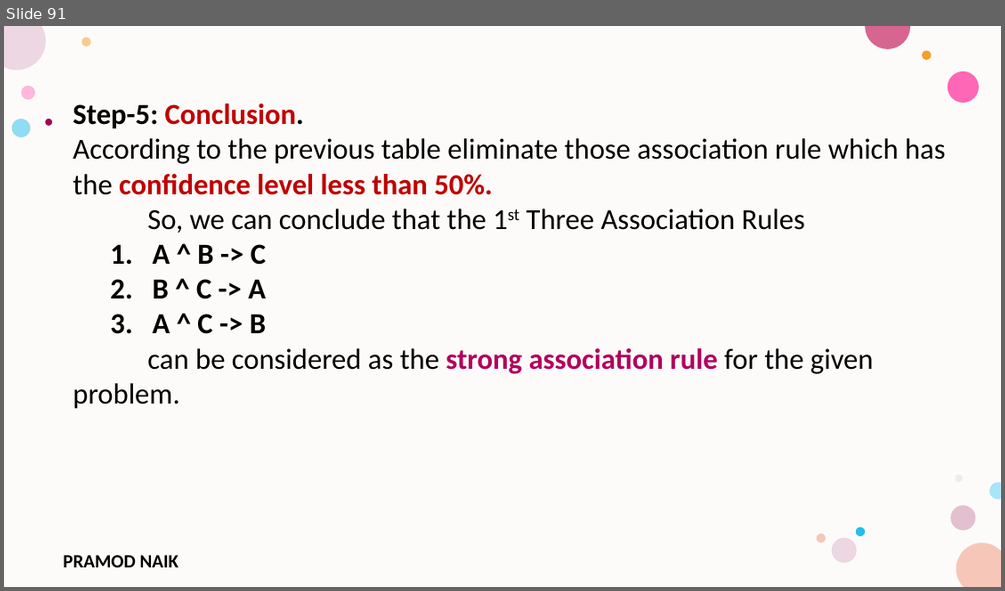
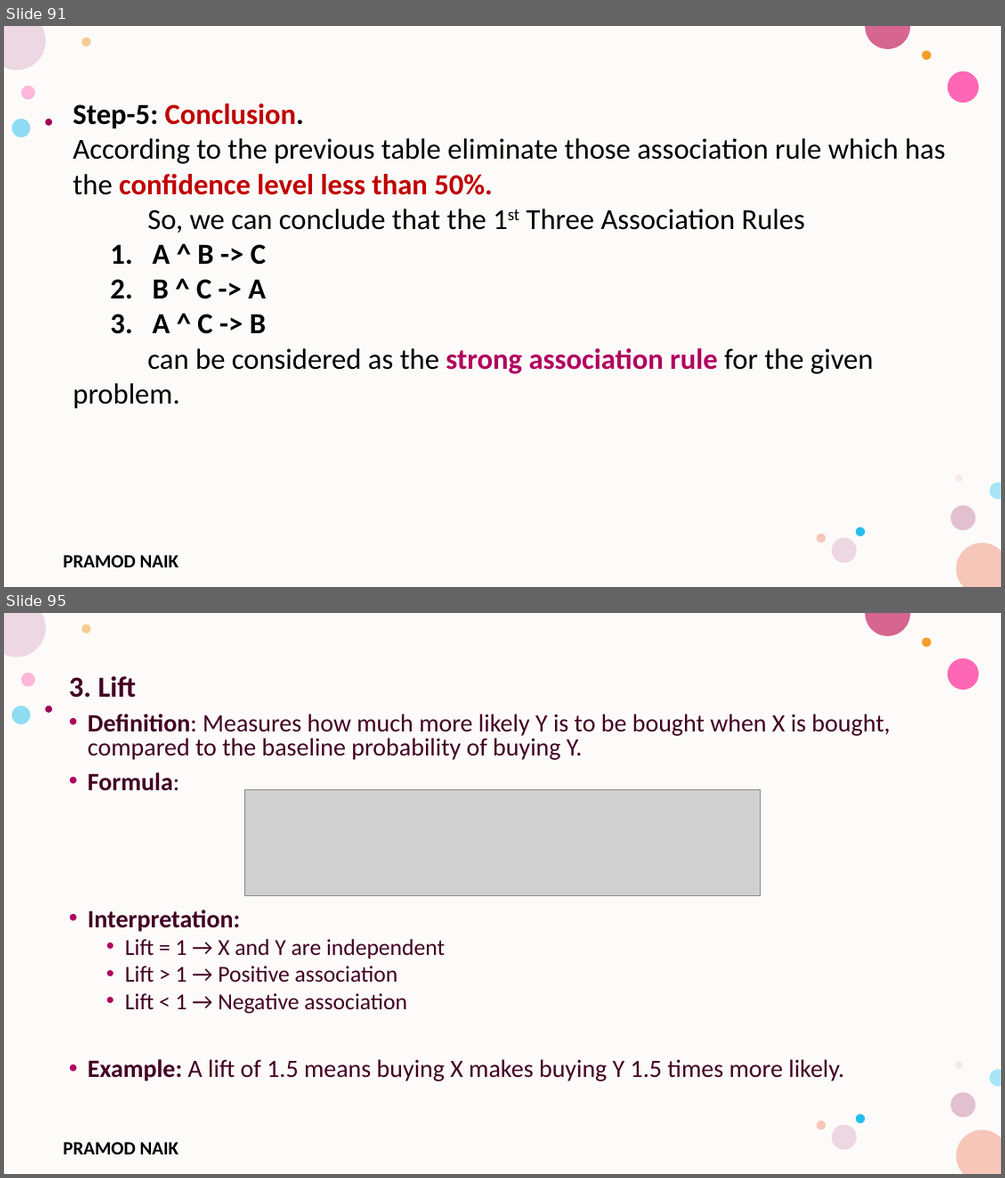
Before and after one commit to PRAMODNAIK-DEV/MCA-2nd-Sem-ML-Data-Analytics-Shridevi-College, a slide deck: Theory Class-Notes/Unit-3 Unsupervised Learning.pptx. Shown one above the other, each under a label of ours: slide 91 before the commit, slides 91 and 95 after it; the slides between them are not shown. The pictures are 1005x591 and 1005x1178 pixels, drawn with LibreOffice and Linux fonts; fonts in the diff are those of the drawing; grey boxes stand for pictures; background and template pictures are left out. Boxes give left, top, right and bottom in pixels: in the first picture for what was removed or moved away, otherwise in the second. Text is boxed around its words. In the diff, an @@ line names an element or a change of style, - is before the commit and + after.

```diff
--- a/Theory Class-Notes/Unit-3 Unsupervised Learning.pptx
+++ b/Theory Class-Notes/Unit-3 Unsupervised Learning.pptx
@@ slide 95 added at (4,613,1001,1174), background #FFFFFF; not listed: 17 template elements that a slide beside it also shows @@
@@ text added at (69,676,890,1081), 24 pt, text #420023 @@
+3. Lift
+• Definition: Measures how much more likely Y is to be bought when X is bought, compared to the baseline probability of buying Y.
+• Formula:
+• Interpretation:
+  • Lift = 1 → X and Y are independent
+  • Lift > 1 → Positive association
+  • Lift < 1 → Negative association
+• Example: A lift of 1.5 means buying X makes buying Y 1.5 times more likely.
@@ picture added at (245,789,760,895) @@
```
Also in this commit, not shown: 2 slides changed, 5 other slides added, 6 slides removed.
